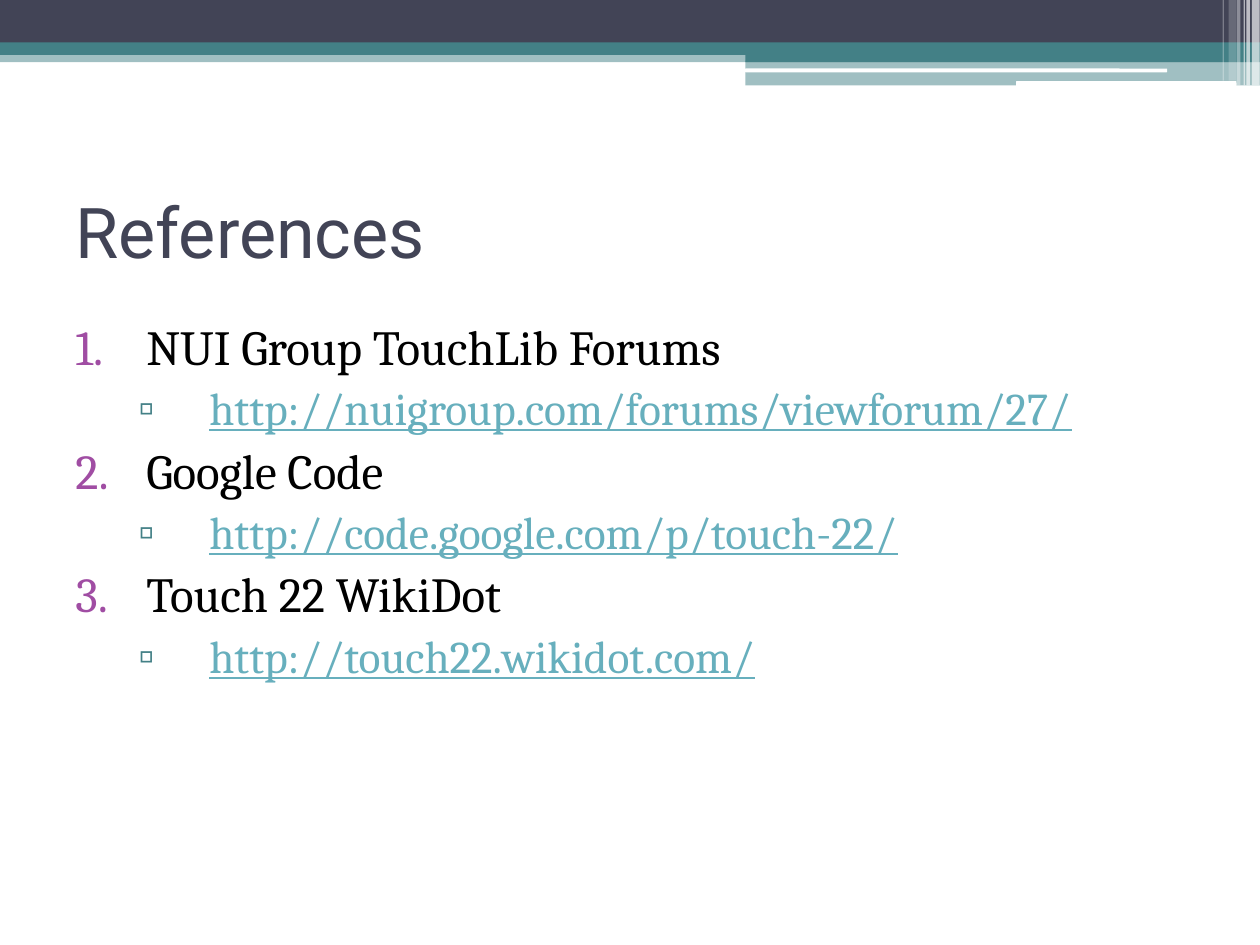
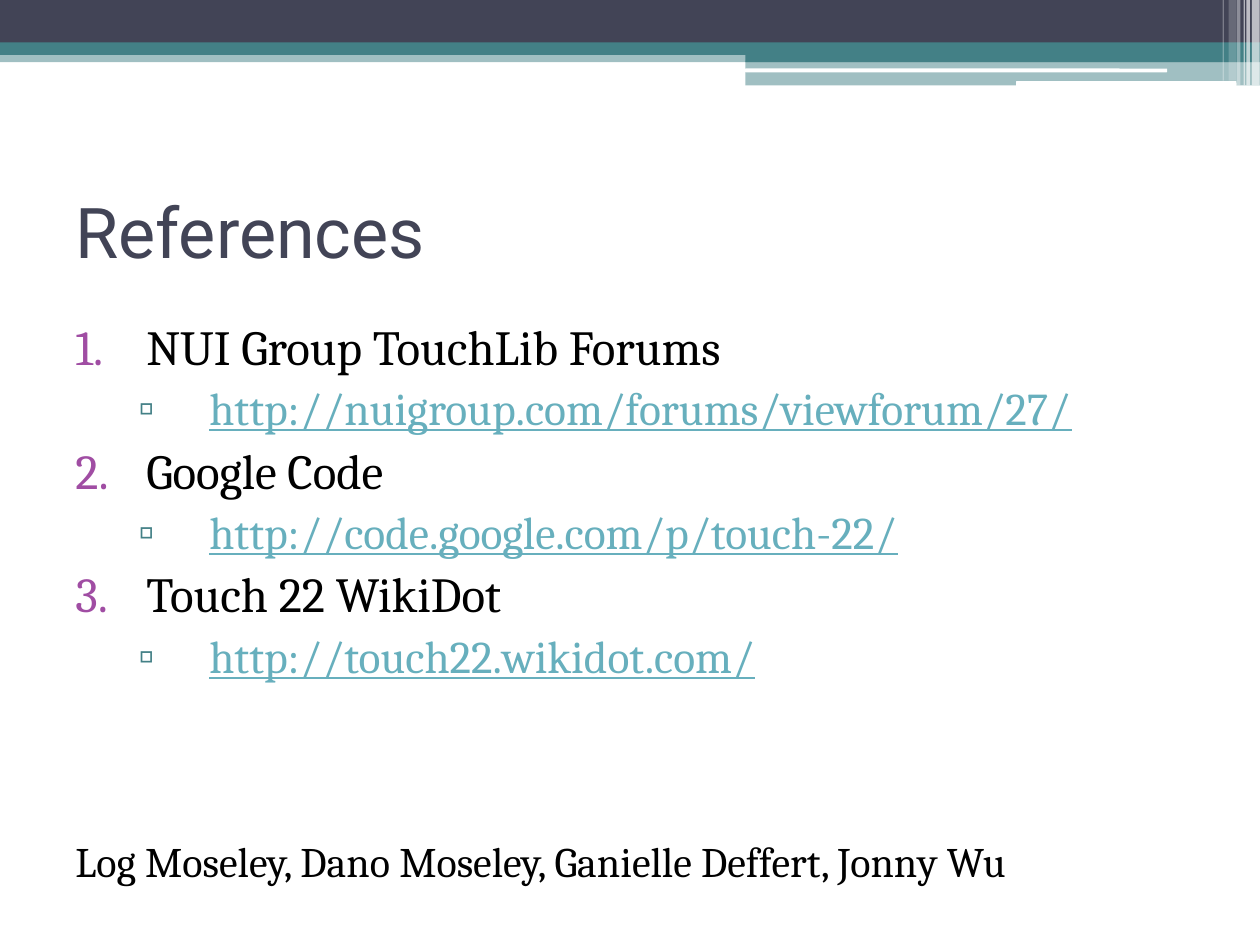
Before and after one commit to danomoseley/touch-22, a slide deck: slide 11 of Final Presentation.pptx. Drawn at 1260x945 pixels with LibreOffice and Linux fonts; fonts in the diff are those of the drawing. Boxes give left, top, right and bottom in pixels: in the first picture for what was removed or moved away, otherwise in the second. Text is boxed around its words. In the diff, an @@ line names an element or a change of style, - is before the commit and + after.

```diff
--- a/Final Presentation.pptx
+++ b/Final Presentation.pptx
@@ text added at <box>75,847,1006,887</box>, 24 pt, text #000000 @@
+Log Moseley, Dano Moseley, Ganielle Deffert, Jonny Wu
```
Also in this commit, not shown: 2 other slides changed.
